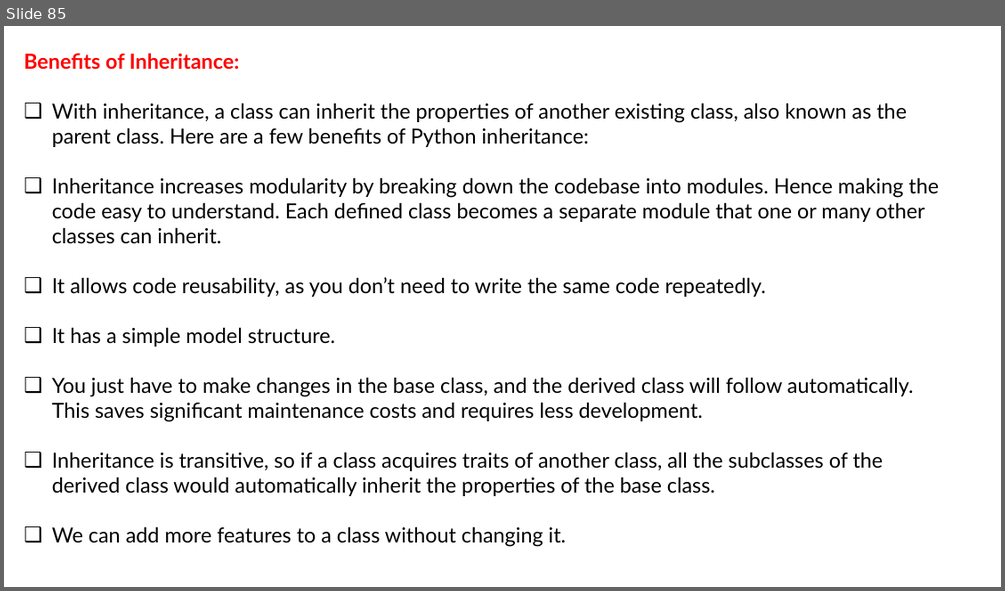
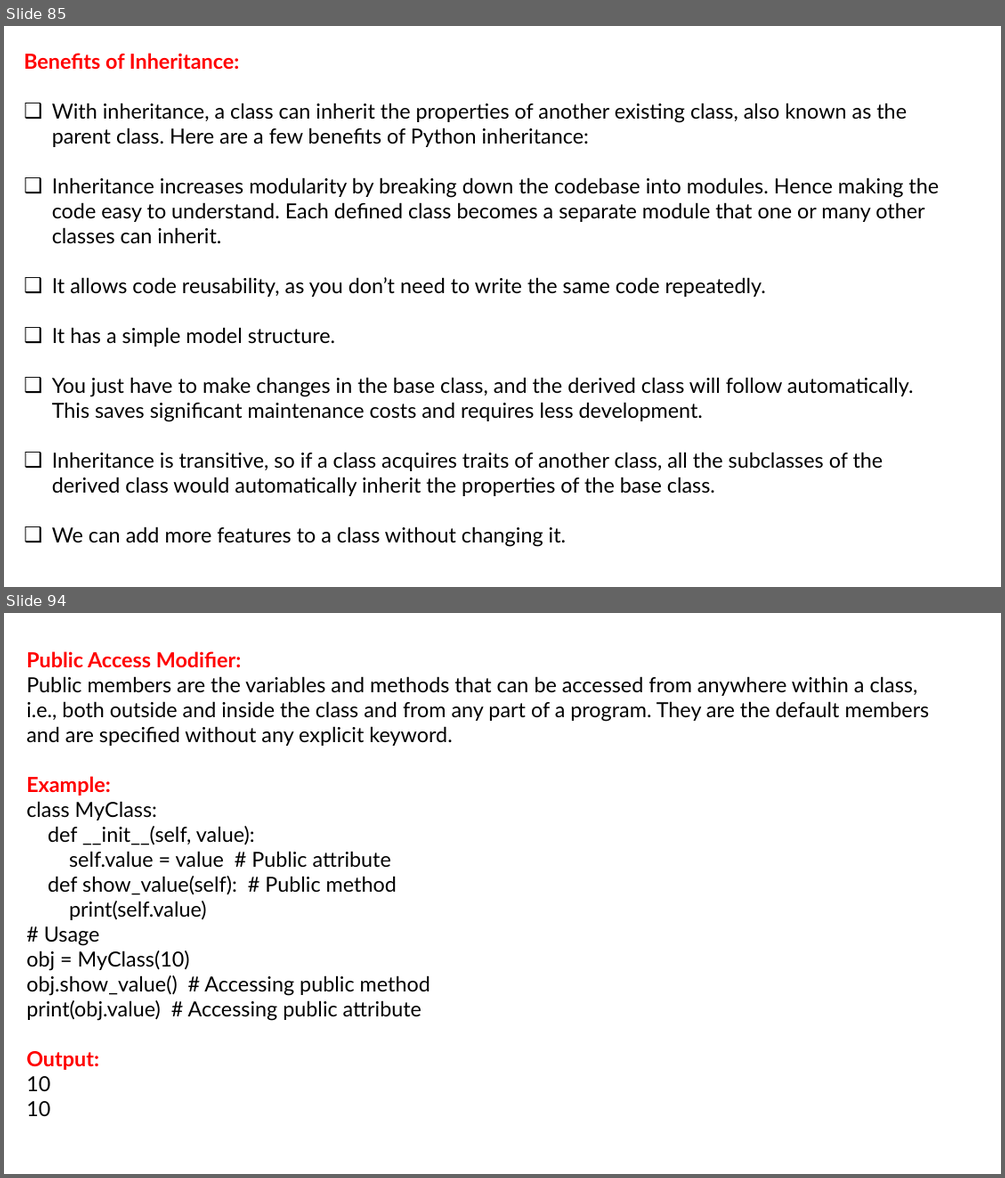
Before and after one commit to LokeshBachu/Python, a slide deck: PythonOOPS.pptx. Shown one above the other, each under a label of ours: slide 85 before the commit, slides 85 and 94 after it; the slides between them are not shown. The pictures are 1005x591 and 1005x1178 pixels, drawn with LibreOffice and Linux fonts; fonts in the diff are those of the drawing. Boxes give left, top, right and bottom in pixels: in the first picture for what was removed or moved away, otherwise in the second. Text is boxed around its words. In the diff, an @@ line names an element or a change of style, - is before the commit and + after.

```diff
--- a/PythonOOPS.pptx
+++ b/PythonOOPS.pptx
@@ slide 94 added at [4,613,1001,1174], background #FFFFFF @@
@@ text added at [26,651,930,1116], 20 pt, text #000000 @@
+Public Access Modifier:
+Public members are the variables and methods that can be accessed from anywhere within a class, i.e., both outside and inside the class and from any part of a program. They are the default members and are specified without any explicit keyword.
+Example:
+class MyClass:
+def __init__(self, value):
+self.value = value # Public attribute
+def show_value(self): # Public method
+print(self.value)
+# Usage
+obj = MyClass(10)
+obj.show_value() # Accessing public method
+print(obj.value) # Accessing public attribute
+Output:
+10
+10
```
Also in this commit, not shown: 1 slide changed, 164 other slides added.
